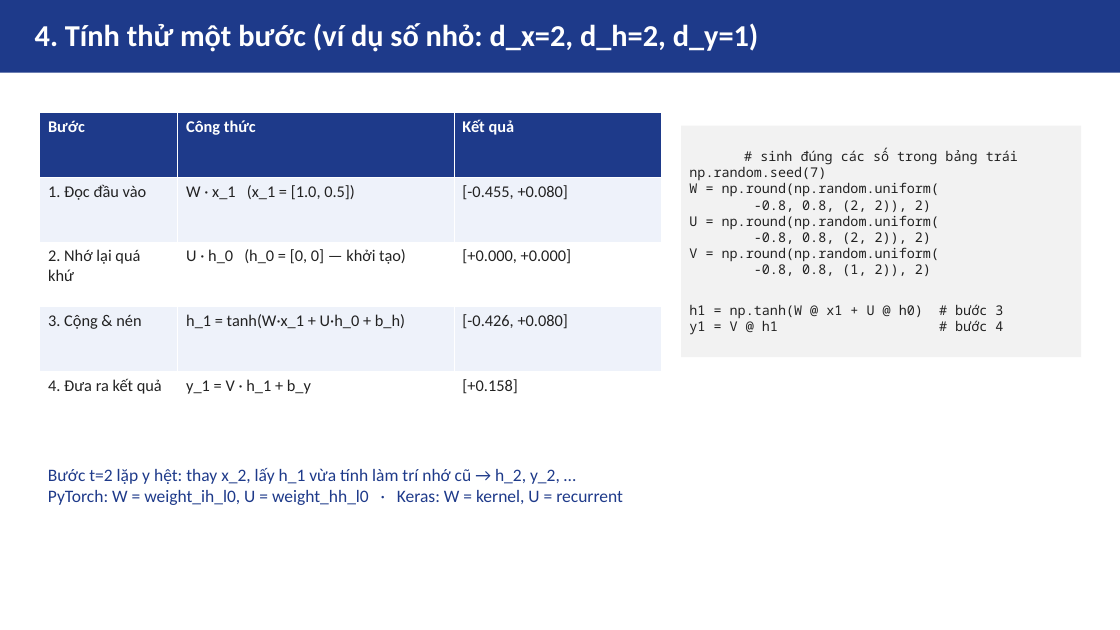
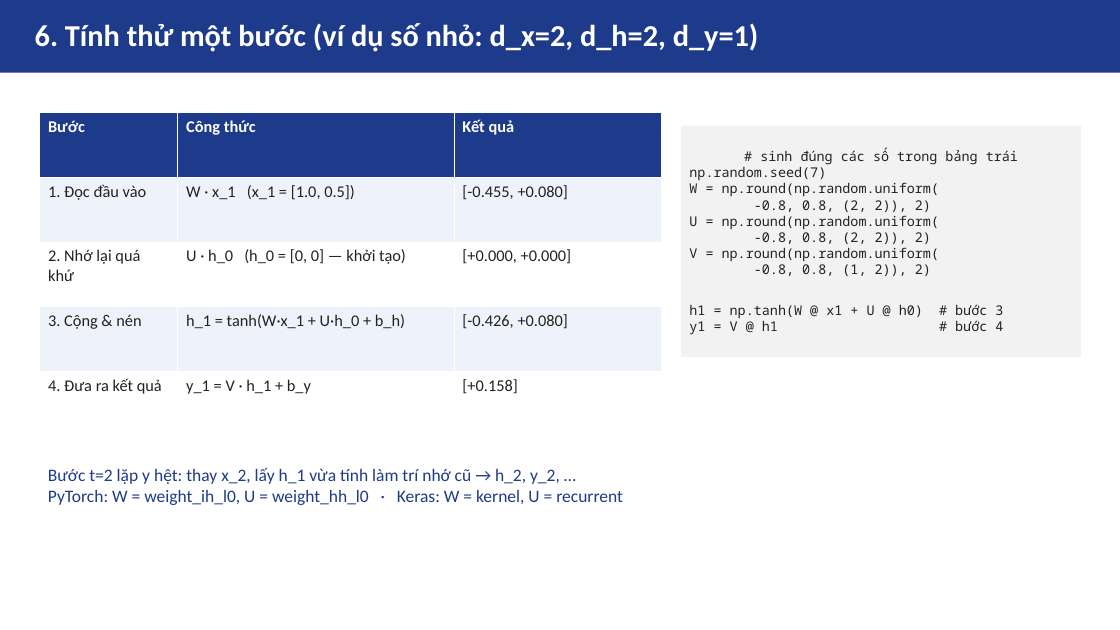
Before and after one commit to lucnguyen1375/HTTM-Presentation, a slide deck: slide 6 of asm06/slides/rnn.pptx (slide 4 before the commit). Drawn at 1120x630 pixels with LibreOffice and Linux fonts; fonts in the diff are those of the drawing. Boxes give left, top, right and bottom in pixels: in the first picture for what was removed or moved away, otherwise in the second. Text is boxed around its words. In the diff, an @@ line names an element or a change of style, - is before the commit and + after.

```diff
--- a/asm06/slides/rnn.pptx
+++ b/asm06/slides/rnn.pptx
@@ text at (35, 23, 759, 52): text changed @@
-4. Tính thử một bước (ví dụ số nhỏ: d_x=2, d_h=2, d_y=1)
+6. Tính thử một bước (ví dụ số nhỏ: d_x=2, d_h=2, d_y=1)
```
Also in this commit, not shown: 6 other slides changed, 2 slides added, 1 other file.
